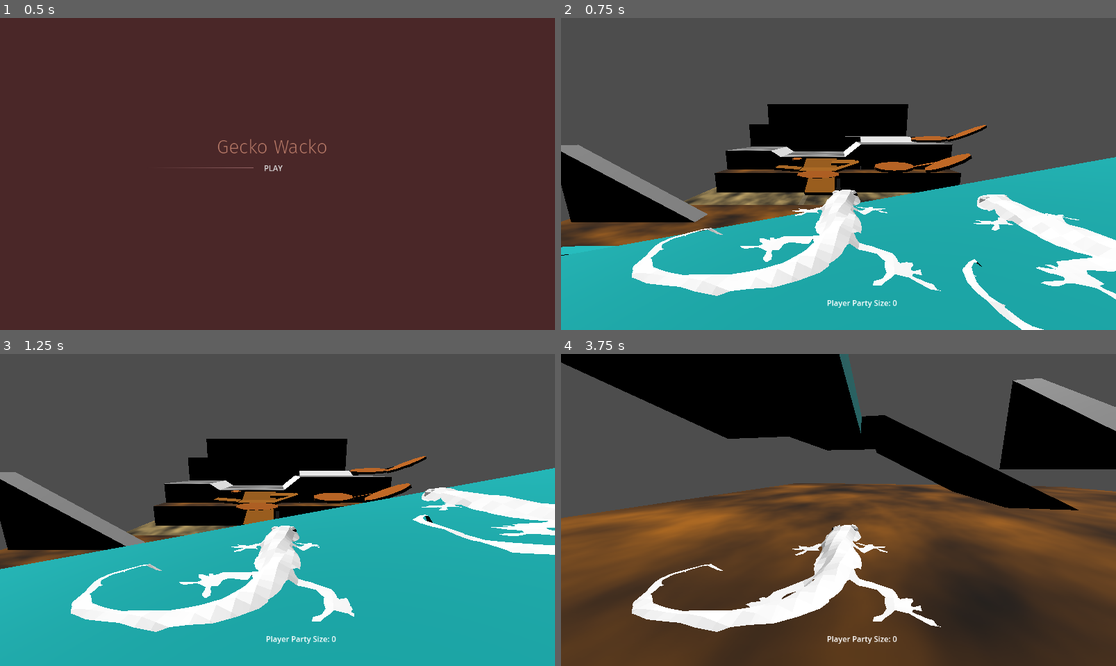
Above: before the commit, frames 1-4 (two rows, left to right).
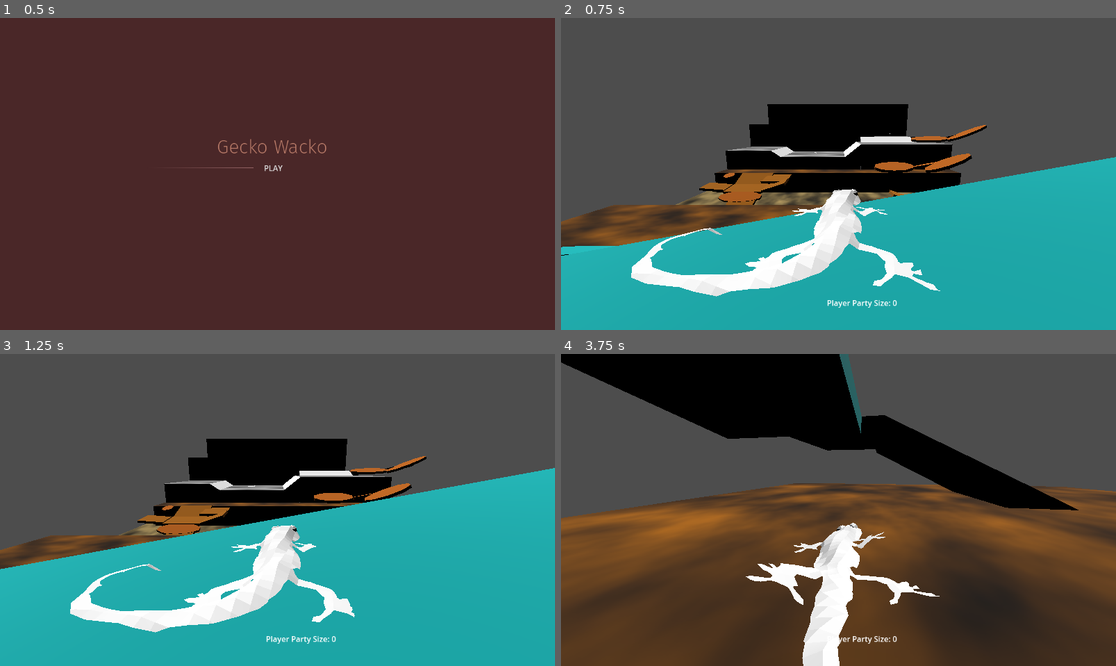
Above: after the commit, the same moments.

Repository: b10-jvz/GMTK-Game-Jam-2024
Game: Godot game, scene res://scenes/menus/home.tscn
Two runs of this game, one before a commit and one after it. Both use one fixed random seed, a clock stepped at 60 frames per second and the inputs below.
Inputs:
- Up to frame 1 (0.5 s): no input
- Up to frame 2 (0.75 s): click "PLAY" at 0.5 s
- Up to frame 3 (1.25 s): no input
- Up to frame 4 (3.75 s): tap Enter (ui_accept) at 1.25, 1.52, 2.27 s; hold Right (ui_right) 1.28-2.03 s; hold Down (ui_down) 2.03-2.78 s; hold Right (ui_right) 2.78-3.53 s; hold Up (ui_up) from 3.53 s (still down)

Frame 1 is identical in both runs. In frame 2, 9.6% of the frame differs, in the area x 0-100%, y 36-100%; in frame 3, 8.2%; in frame 4, 11%, in the area x 12-100%, y 7-100%.

Commit message:
Fixed Animation

Diff:
--- a/gekkocrescsendo/FancyPlayer.tscn
+++ b/gekkocrescsendo/FancyPlayer.tscn
@@ -1,8 +1,7 @@
-[gd_scene load_steps=9 format=3 uid="uid://6fmg8wklvy1t"]
+[gd_scene load_steps=8 format=3 uid="uid://6fmg8wklvy1t"]
 
 [ext_resource type="Script" path="res://scenes/levels/character_body_3d.gd" id="1_sjjkj"]
-[ext_resource type="PackedScene" uid="uid://c1l8wfna72n2v" path="res://player/assets/gecko.glb" id="2_iwcx8"]
-[ext_resource type="Script" path="res://character_body_3d.gd" id="3_h363g"]
+[ext_resource type="PackedScene" uid="uid://3anfaxnas0or" path="res://fancy_gecko.tscn" id="2_5kqgh"]
 
 [sub_resource type="SphereShape3D" id="SphereShape3D_1v64q"]
 radius = 0.644001
@@ -23,8 +22,8 @@
 [node name="Player3DBody" type="CharacterBody3D"]
 script = ExtResource("1_sjjkj")
 
-[node name="gecko" parent="." instance=ExtResource("2_iwcx8")]
-transform = Transform3D(-1.09278e-08, 0, 0.25, 0, 0.25, 0, -0.25, 0, -1.09278e-08, 0, 0, 0)
+[node name="gecko" parent="." instance=ExtResource("2_5kqgh")]
+transform = Transform3D(-1.09532e-08, 0, 0.25058, 0, 0.25058, 0, -0.25058, 0, -1.09532e-08, 0, 0, 0)
 
 [node name="CollisionShape3D" type="CollisionShape3D" parent="."]
 transform = Transform3D(1, 0, 0, 0, 1, 0, 0, 0, 1, 0, 0.5, 0)
@@ -109,7 +108,4 @@
 [node name="RockFollowNode" type="Node3D" parent="."]
 transform = Transform3D(1, 0, 0, 0, 1, 0, 0, 0, 1, 0, 0, -6.40011)
 
-[node name="CharacterBody3D" type="CharacterBody3D" parent="."]
-script = ExtResource("3_h363g")
-
 [connection signal="body_entered" from="TouchArea" to="." method="_on_touch_area_body_entered"]
--- /dev/null
+++ b/gekkocrescsendo/fancy_gecko.tscn
@@ -0,0 +1,19 @@
+[gd_scene load_steps=2 format=3 uid="uid://3anfaxnas0or"]
+
+[ext_resource type="PackedScene" uid="uid://c1l8wfna72n2v" path="res://player/assets/gecko.glb" id="1_5b1n8"]
+
+[node name="gecko" instance=ExtResource("1_5b1n8")]
+
+[node name="Skeleton3D" parent="Armature" index="0"]
+bones/2/rotation = Quaternion(-0.700003, -1.65025e-08, -0.000303678, 0.71414)
+bones/3/rotation = Quaternion(-0.397877, -0.00358664, 0.00608431, 0.917412)
+bones/5/rotation = Quaternion(0.663655, 4.2715e-08, -0.00172717, 0.748037)
+bones/6/rotation = Quaternion(0.472405, 0.0132565, -0.0122258, 0.881197)
+bones/8/rotation = Quaternion(0.997362, -3.81085e-08, -8.03399e-07, -0.0725912)
+bones/9/rotation = Quaternion(0.647337, 0.0239785, -0.0183618, 0.761605)
+bones/12/rotation = Quaternion(-0.736167, 9.19713e-13, 1.19643e-06, 0.6768)
+bones/15/rotation = Quaternion(0.169817, 0.00114225, -0.00373755, 0.985468)
+bones/16/rotation = Quaternion(0.372056, 2.3244e-08, 0.00338523, 0.928204)
+bones/17/rotation = Quaternion(0.212928, 1.90017e-10, -0.000453027, 0.977068)
+bones/18/rotation = Quaternion(0.448856, -2.54349e-10, -0.000954989, 0.893604)
+bones/19/rotation = Quaternion(0.551552, 2.94782e-10, -0.00117349, 0.83414)
--- a/gekkocrescsendo/scenes/levels/character_body_3d.gd
+++ b/gekkocrescsendo/scenes/levels/character_body_3d.gd
@@ -17,7 +17,9 @@
 func _ready():
 	FollowNodes = $FollowNodes.get_children()
 	(get_tree().root.get_node("/root/GameState")).Player = self
-
+	var anim =(get_node("gecko/AnimationPlayer") as AnimationPlayer)
+	anim.get_animation("Armature_006").length = .80
+	anim.speed_scale = 3
 
 func _physics_process(delta: float) -> void:
 	# Add the gravity.
--- a/gekkocrescsendo/scenes/levels/slab-level/slab-level.tscn
+++ b/gekkocrescsendo/scenes/levels/slab-level/slab-level.tscn
@@ -53,19 +53,6 @@
 [sub_resource type="ConcavePolygonShape3D" id="ConcavePolygonShape3D_exmh6"]
 data = PackedVector3Array(-0.5, 0.5, 0.5, 0.5, 0.5, 0.5, -0.5, -0.5, 0.5, 0.5, 0.5, 0.5, 0.5, -0.5, 0.5, -0.5, -0.5, 0. …(500 unchanged characters)…
 
-[sub_resource type="StandardMaterial3D" id="StandardMaterial3D_qos13"]
-transparency = 1
-albedo_color = Color(1, 1, 1, 0.105882)
-
-[sub_resource type="BoxMesh" id="BoxMesh_ffo8c"]
-material = SubResource("StandardMaterial3D_qos13")
-
-[sub_resource type="ConcavePolygonShape3D" id="ConcavePolygonShape3D_2wra7"]
-data = PackedVector3Array(-0.5, 0.5, 0.5, 0.5, 0.5, 0.5, -0.5, -0.5, 0.5, 0.5, 0.5, 0.5, 0.5, -0.5, 0.5, -0.5, -0.5, 0.5, 0.5, 0.5, -0.5, -0.5, 0.5, -0.5, 0.5, -0.5, -0.5, -0.5, 0.5, -0.5, -0.5, -0.5, -0.5, 0.5, -0.5, -0.5, 0.5, 0.5, 0.5, 0.5, 0.5, -0.5, 0.5, -0.5, 0.5, 0.5, 0.5, -0.5, 0.5, -0.5, -0.5, 0.5, -0.5, 0.5, -0.5, 0.5, -0.5, -0.5, 0.5, 0.5, -0.5, -0.5, -0.5, -0.5, 0.5, 0.5, -0.5, -0.5, 0.5, -0.5, -0.5, -0.5, 0.5, 0.5, 0.5, -0.5, 0.5, 0.5, 0.5, 0.5, -0.5, -0.5, 0.5, 0.5, -0.5, 0.5, -0.5, 0.5, 0.5, -0.5, -0.5, -0.5, 0.5, 0.5, -0.5, 0.5, -0.5, -0.5, -0.5, 0.5, -0.5, 0.5, 0.5, -0.5, -0.5, -0.5, -0.5, -0.5)
-
-[sub_resource type="ConcavePolygonShape3D" id="ConcavePolygonShape3D_qelu0"]
-data = PackedVector3Array(-0.5, 0.5, 0.5, 0.5, 0.5, 0.5, -0.5, -0.5, 0.5, 0.5, 0.5, 0.5, 0.5, -0.5, 0.5, -0.5, -0.5, 0.5, 0.5, 0.5, -0.5, -0.5, 0.5, -0.5, 0.5, -0.5, -0.5, -0.5, 0.5, -0.5, -0.5, -0.5, -0.5, 0.5, -0.5, -0.5, 0.5, 0.5, 0.5, 0.5, 0.5, -0.5, 0.5, -0.5, 0.5, 0.5, 0.5, -0.5, 0.5, -0.5, -0.5, 0.5, -0.5, 0.5, -0.5, 0.5, -0.5, -0.5, 0.5, 0.5, -0.5, -0.5, -0.5, -0.5, 0.5, 0.5, -0.5, -0.5, 0.5, -0.5, -0.5, -0.5, 0.5, 0.5, 0.5, -0.5, 0.5, 0.5, 0.5, 0.5, -0.5, -0.5, 0.5, 0.5, -0.5, 0.5, -0.5, 0.5, 0.5, -0.5, -0.5, -0.5, 0.5, 0.5, -0.5, 0.5, -0.5, -0.5, -0.5, 0.5, -0.5, 0.5, 0.5, -0.5, -0.5, -0.5, -0.5, -0.5)
-
 [sub_resource type="StandardMaterial3D" id="StandardMaterial3D_lq4cb"]
 albedo_color = Color(1.05888e-06, 0.64667, 0.649028, 1)
 
@@ -74,12 +61,6 @@
 
 [sub_resource type="ConcavePolygonShape3D" id="ConcavePolygonShape3D_mrdle"]
 data = PackedVector3Array(-0.5, 0.5, 0.5, 0.5, 0.5, 0.5, -0.5, -0.5, 0.5, 0.5, 0.5, 0.5, 0.5, -0.5, 0.5, -0.5, -0.5, 0. …(500 unchanged characters)…
-
-[sub_resource type="PrismMesh" id="PrismMesh_668qb"]
-left_to_right = 0.0
-
-[sub_resource type="ConcavePolygonShape3D" id="ConcavePolygonShape3D_kpd2u"]
-data = PackedVector3Array(-0.5, 0.5, 0.5, 0.5, -0.5, 0.5, -0.5, -0.5, 0.5, -0.5, 0.5, -0.5, -0.5, -0.5, -0.5, 0.5, -0.5, -0.5, -0.5, 0.5, 0.5, -0.5, 0.5, -0.5, 0.5, -0.5, 0.5, -0.5, 0.5, -0.5, 0.5, -0.5, -0.5, 0.5, -0.5, 0.5, -0.5, 0.5, -0.5, -0.5, 0.5, 0.5, -0.5, -0.5, -0.5, -0.5, 0.5, 0.5, -0.5, -0.5, 0.5, -0.5, -0.5, -0.5, -0.5, -0.5, 0.5, 0.5, -0.5, 0.5, -0.5, -0.5, -0.5, 0.5, -0.5, 0.5, 0.5, -0.5, -0.5, -0.5, -0.5, -0.5)
 
 [sub_resource type="FastNoiseLite" id="FastNoiseLite_fwovb"]
 
@@ -220,7 +201,7 @@
 transform = Transform3D(0.0669873, -0.965926, -0.25, -0.25, -0.258819, 0.933013, -0.965926, 4.61673e-08, -0.258819, -2.37839, 6.71929, 5.31519)
 
 [node name="Node3D" type="Node3D" parent="."]
-transform = Transform3D(1, 0, 0, 0, 1, 0, 0, 0, 1, -5.72704, 7.05243, 7.88719)
+transform = Transform3D(1, 0, 0, 0, 0.996009, -0.0892594, 0, 0.0892594, 0.996009, -24.0069, 2.17221, 8.90146)
 
 [node name="Slab" parent="Node3D" instance=ExtResource("1_m8n03")]
 transform = Transform3D(4.41505, 0, 0, 0, 2.22207, 0, 0, 0, 1.88153, 0.678267, 1.08255, -2.20811)
@@ -256,6 +237,45 @@
 [node name="StaticBody3D2" type="StaticBody3D" parent="Node3D/DifferentSlab2"]
 
 [node name="CollisionShape3D" type="CollisionShape3D" parent="Node3D/DifferentSlab2/StaticBody3D2"]
+shape = SubResource("ConcavePolygonShape3D_eauur")
+
+[node name="Node3D5" type="Node3D" parent="."]
+transform = Transform3D(-0.997428, 0.00523912, 0.0714799, 0, 0.997325, -0.0730989, -0.0716716, -0.072911, -0.99476, 21.5726, 2.31927, 16.5092)
+
+[node name="Slab" parent="Node3D5" instance=ExtResource("1_m8n03")]
+transform = Transform3D(4.41505, 0, 0, 0, 2.22207, 0, 0, 0, 1.88153, 0.678267, 1.08255, -2.20811)
+
+[node name="Slab2" parent="Node3D5" instance=ExtResource("1_m8n03")]
+transform = Transform3D(2.93397, 0, 0, 0, 2.12745, -0.716685, 0, 0.644503, 2.36572, 1.89641, -0.727808, 6.17285)
+
+[node name="Slab3" parent="Node3D5" instance=ExtResource("1_m8n03")]
+transform = Transform3D(4.32421, 0, 0, 0, 2.11133, -0.591084, 0, 0.692741, 1.8015, 0.770962, 1.93413, -7.57669)
+
+[node name="Slab4" parent="Node3D5" instance=ExtResource("1_m8n03")]
+transform = Transform3D(2.92326, 0.179483, 0, -0.236895, 2.21481, 0, 0, 0, 1.54784, -6.92965, 1.46677, -2.36941)
+
+[node name="Slab5" parent="Node3D5" instance=ExtResource("1_m8n03")]
+transform = Transform3D(2.77999, -0.708015, 0, 0.934488, 2.10626, 0, 0, 0, 1.54784, 8.05919, 2.05722, -2.26958)
+
+[node name="Slab6" parent="Node3D5" instance=ExtResource("1_m8n03")]
+transform = Transform3D(3.21721, 0, 0, 0, 2.22207, 0, 0, 0, 2.3646, 7.17775, 2.29919, -6.93456)
+
+[node name="DifferentSlab" type="MeshInstance3D" parent="Node3D5"]
+transform = Transform3D(10.2056, 0, 0, 0, 1.05887, -1.09647, 0, 0.303906, 3.82033, 0.9923, 0.627346, 2.11533)
+mesh = SubResource("TubeTrailMesh_ew8c6")
+
+[node name="StaticBody3D2" type="StaticBody3D" parent="Node3D5/DifferentSlab"]
+
+[node name="CollisionShape3D" type="CollisionShape3D" parent="Node3D5/DifferentSlab/StaticBody3D2"]
+shape = SubResource("ConcavePolygonShape3D_eauur")
+
+[node name="DifferentSlab2" type="MeshInstance3D" parent="Node3D5"]
+transform = Transform3D(-1.11953, 0, 2.59094, 0, 1.10162, 0, -4.67467, 0, -0.6205, -5.5737, 3.2584, -6.38229)
+mesh = SubResource("TubeTrailMesh_ew8c6")
+
+[node name="StaticBody3D2" type="StaticBody3D" parent="Node3D5/DifferentSlab2"]
+
+[node name="CollisionShape3D" type="CollisionShape3D" parent="Node3D5/DifferentSlab2/StaticBody3D2"]
 shape = SubResource("ConcavePolygonShape3D_eauur")
 
 [node name="Node3D2" type="Node3D" parent="."]
@@ -380,26 +400,6 @@
 [node name="CollisionShape3D" type="CollisionShape3D" parent="Base2/MeshInstance3D/StaticBody3D"]
 shape = SubResource("ConcavePolygonShape3D_exmh6")
 
-[node name="Invisible blocks" type="Node3D" parent="."]
-
-[node name="MeshInstance3D" type="MeshInstance3D" parent="Invisible blocks"]
-transform = Transform3D(1, 0, 0, 0, 9.99354, 0, 0, 0, 27.0624, 0, -0.405117, 13.0779)
-mesh = SubResource("BoxMesh_ffo8c")
-
-[node name="StaticBody3D" type="StaticBody3D" parent="Invisible blocks/MeshInstance3D"]
-
-[node name="CollisionShape3D" type="CollisionShape3D" parent="Invisible blocks/MeshInstance3D/StaticBody3D"]
-shape = SubResource("ConcavePolygonShape3D_2wra7")
-
-[node name="MeshInstance3D2" type="MeshInstance3D" parent="Invisible blocks"]
-transform = Transform3D(1, 0, 0, 0, 9.99354, 0, 0, 0, 27.0624, -6.79478, -0.405117, 13.0779)
-mesh = SubResource("BoxMesh_ffo8c")
-
-[node name="StaticBody3D" type="StaticBody3D" parent="Invisible blocks/MeshInstance3D2"]
-
-[node name="CollisionShape3D" type="CollisionShape3D" parent="Invisible blocks/MeshInstance3D2/StaticBody3D"]
-shape = SubResource("ConcavePolygonShape3D_qelu0")
-
 [node name="StraightRamps" type="Node3D" parent="."]
 
 [node name="ramp" type="MeshInstance3D" parent="StraightRamps"]
@@ -429,15 +429,6 @@
 [node name="CollisionShape3D" type="CollisionShape3D" parent="StraightRamps/ramp3/StaticBody3D"]
 shape = SubResource("ConcavePolygonShape3D_mrdle")
 
-[node name="MeshInstance3D" type="MeshInstance3D" parent="StraightRamps"]
-transform = Transform3D(12.8258, 0, 0, 0, 7.84641, 0, 0, 0, 2.12412, -21.3093, 12.0408, 36.0042)
-mesh = SubResource("PrismMesh_668qb")
-
-[node name="StaticBody3D" type="StaticBody3D" parent="StraightRamps/MeshInstance3D"]
-
-[node name="CollisionShape3D" type="CollisionShape3D" parent="StraightRamps/MeshInstance3D/StaticBody3D"]
-shape = SubResource("ConcavePolygonShape3D_kpd2u")
-
 [node name="Terrain1" type="Node3D" parent="."]
 transform = Transform3D(1, 0, 0, 0, 1, 0, 0, 0, 1, 0, 14.5487, -45.1058)
 
@@ -513,6 +504,15 @@
 [node name="CollisionShape3D" type="CollisionShape3D" parent="Terrain1/ramp3/StaticBody3D"]
 shape = SubResource("ConcavePolygonShape3D_bcb2b")
 
+[node name="ramp4" type="MeshInstance3D" parent="Terrain1"]
+transform = Transform3D(-3.33712, 0, -8.22093e-08, 0, 3.33712, 0, 2.9174e-07, 0, -0.940365, 10.8152, 3.04772, 9.45005)
+mesh = SubResource("PrismMesh_acuay")
+
+[node name="StaticBody3D" type="StaticBody3D" parent="Terrain1/ramp4"]
+
+[node name="CollisionShape3D" type="CollisionShape3D" parent="Terrain1/ramp4/StaticBody3D"]
+shape = SubResource("ConcavePolygonShape3D_bcb2b")
+
 [node name="ramp2" type="MeshInstance3D" parent="Terrain1"]
 transform = Transform3D(-1, 0, 8.74228e-08, 0, 1, 0, -8.74228e-08, 0, -1, -19.4592, -3.48183, 28.8075)
 mesh = SubResource("PrismMesh_1yqb4")
@@ -523,16 +523,16 @@
 shape = SubResource("ConcavePolygonShape3D_gvcyq")
 
 [node name="FriendlyGeckoBody3D" parent="." instance=ExtResource("3_sxpag")]
-transform = Transform3D(1, 0, 0, 0, 1, 0, 0, 0, 1, 13.9929, 17.0673, 53.963)
+transform = Transform3D(1, 0, 0, 0, 1, 0, 0, 0, 1, 24.1138, 17.0673, -39.5196)
 
 [node name="FriendlyGeckoBody3D2" parent="." instance=ExtResource("3_sxpag")]
-transform = Transform3D(1, 0, 0, 0, 1, 0, 0, 0, 1, 10.8849, 16.5747, 53.963)
+transform = Transform3D(1, 0, 0, 0, 1, 0, 0, 0, 1, 18.9901, -0.0756657, 21.0088)
 
 [node name="FriendlyGeckoBody3D3" parent="." instance=ExtResource("3_sxpag")]
-transform = Transform3D(1, 0, 0, 0, 1, 0, 0, 0, 1, 6.83983, 15.9284, 53.963)
+transform = Transform3D(1, 0, 0, 0, 1, 0, 0, 0, 1, -25.1407, 0.18477, 6.67675)
 
 [node name="FriendlyGeckoBody3D4" parent="." instance=ExtResource("3_sxpag")]
-transform = Transform3D(1, 0, 0, 0, 1, 0, 0, 0, 1, 3.46794, 15.5328, 53.963)
+transform = Transform3D(1, 0, 0, 0, 1, 0, 0, 0, 1, -8.28825, 10.4016, -16.4686)
 
 [node name="FriendlyGeckoBody3D5" parent="." instance=ExtResource("3_sxpag")]
-transform = Transform3D(1, 0, 0, 0, 1, 0, 0, 0, 1, 16.4987, 17.7581, 53.963)
+transform = Transform3D(1, 0, 0, 0, 1, 0, 0, 0, 1, 16.4987, 6.18813, 53.0094)
Not shown: 1 places in gekkocrescsendo/scenes/levels/slab-level/slab-level.tscn that only renumber resources
